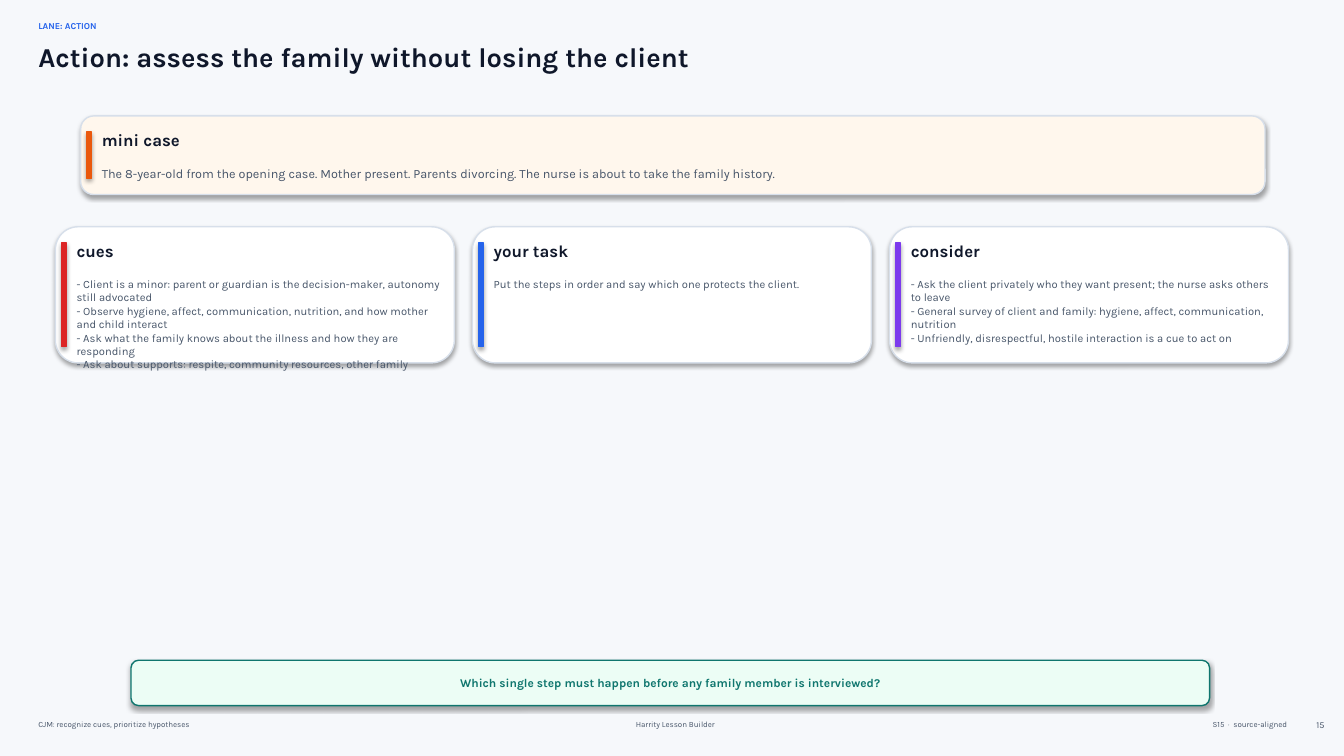
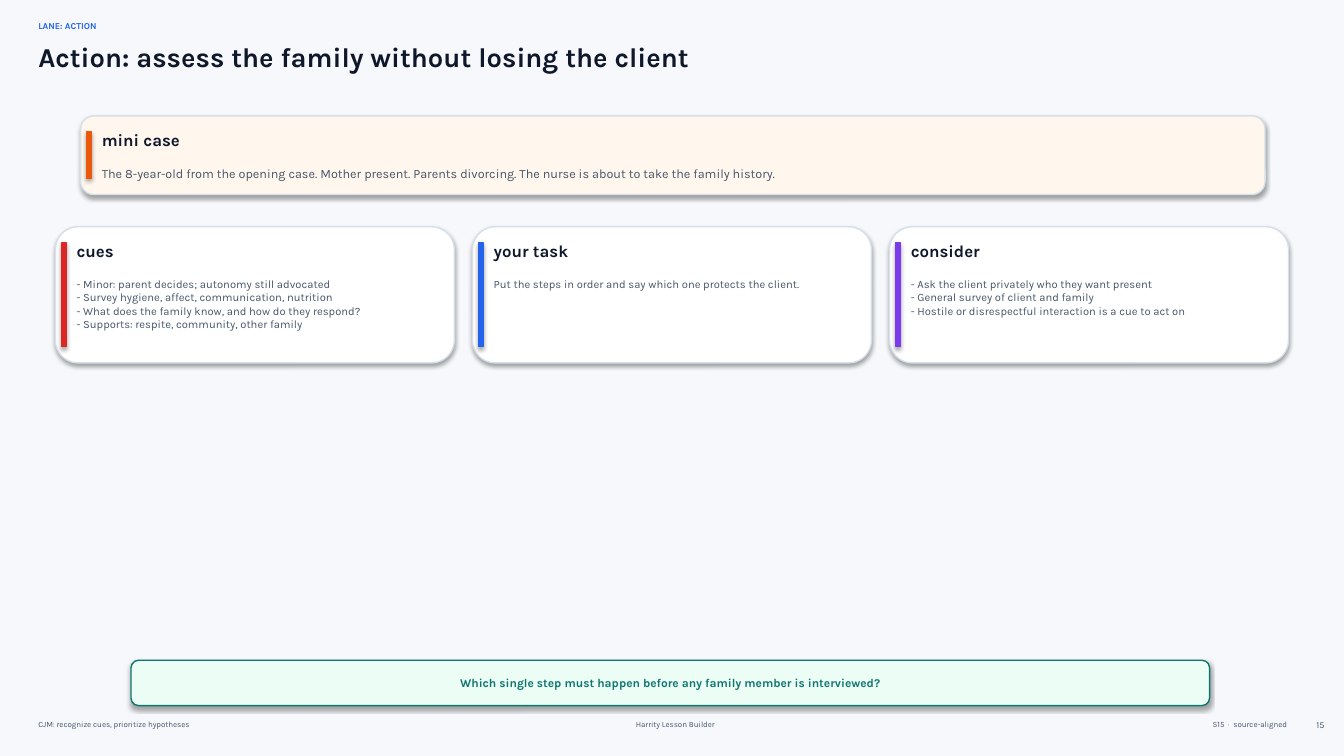
Before and after one commit to Bobbyh93/repo, a slide deck: slide 15 of lessons/openrn_hp_ch4/package/20260906_NHP_Family_Dynamics_Part_1.pptx. Drawn at 1344x756 pixels with LibreOffice and Linux fonts; fonts in the diff are those of the drawing. Boxes give left, top, right and bottom in pixels: in the first picture for what was removed or moved away, otherwise in the second. Text is boxed around its words. In the diff, an @@ line names an element or a change of style, - is before the commit and + after.

```diff
--- a/lessons/openrn_hp_ch4/package/20260906_NHP_Family_Dynamics_Part_1.pptx
+++ b/lessons/openrn_hp_ch4/package/20260906_NHP_Family_Dynamics_Part_1.pptx
@@ text at [83,280,360,331]: text changed @@
-- Client is a minor: parent or guardian is the decision-maker, autonomy still advocated
-- Observe hygiene, affect, communication, nutrition, and how mother and child interact
-- Ask what the family knows about the illness and how they are responding
-- Ask about supports: respite, community resources, other family
+- Minor: parent decides; autonomy still advocated
+- Survey hygiene, affect, communication, nutrition
+- What does the family know, and how do they respond?
+- Supports: respite, community, other family
@@ text at [917,280,1185,318]: text changed @@
-- Ask the client privately who they want present; the nurse asks others to leave
-- General survey of client and family: hygiene, affect, communication, nutrition
-- Unfriendly, disrespectful, hostile interaction is a cue to act on
+- Ask the client privately who they want present
+- General survey of client and family
+- Hostile or disrespectful interaction is a cue to act on
```
Also in this commit, not shown: 6 other slides changed, 12 other files.
